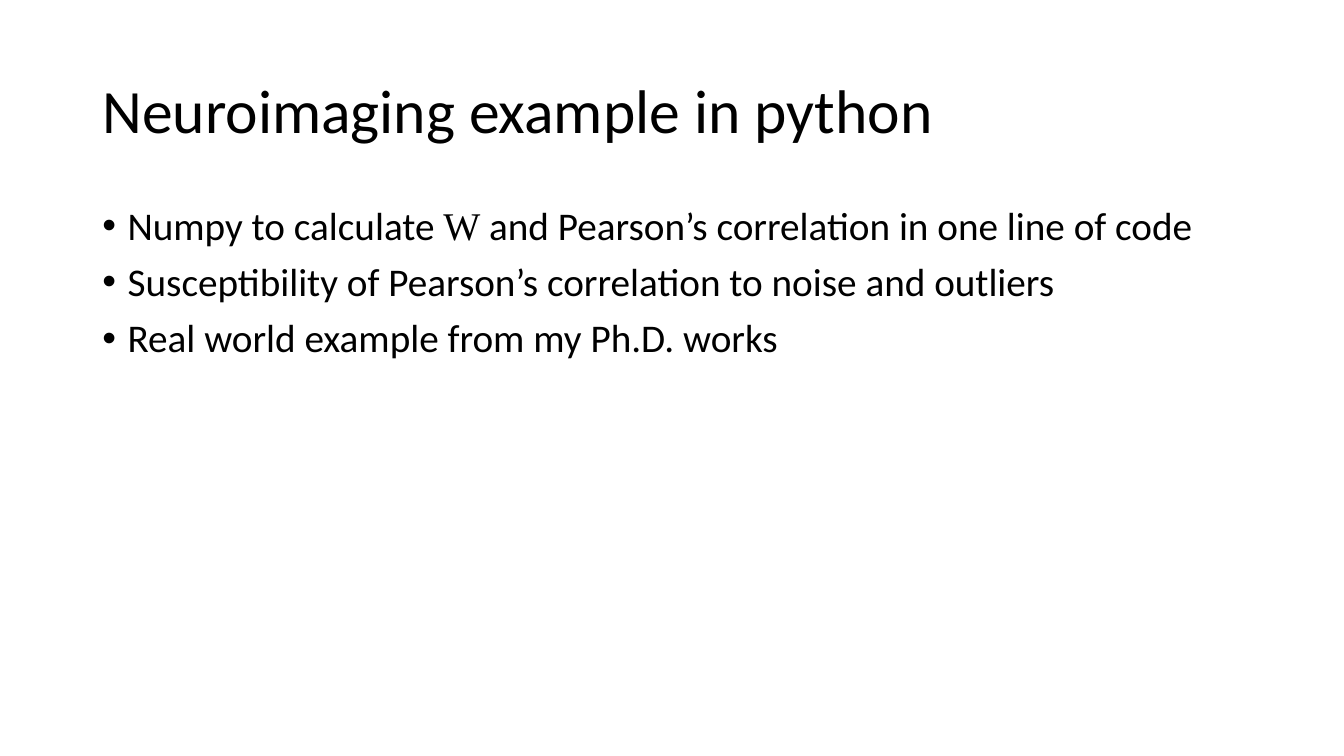
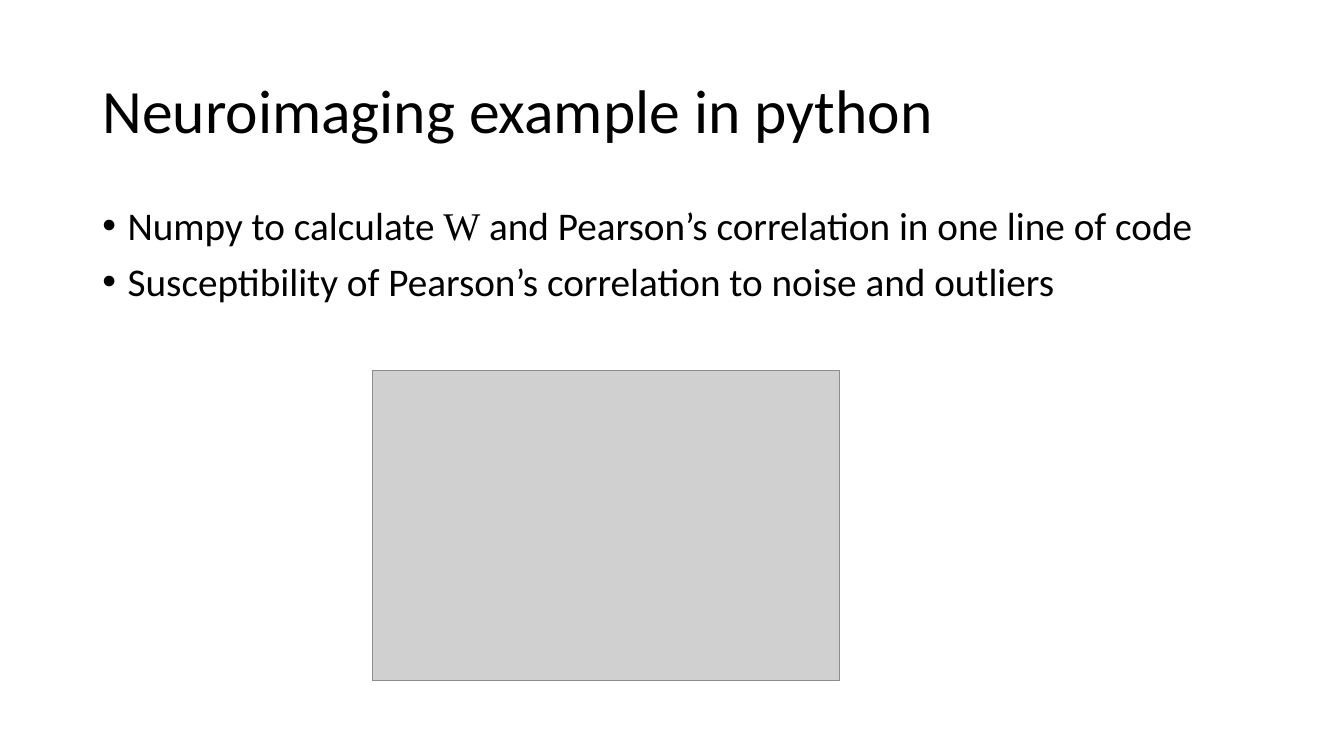
Before and after one commit to russellu/cs405, a slide deck: slide 9 of Lecture_07.pptx. Drawn at 1344x756 pixels with LibreOffice and Linux fonts; fonts in the diff are those of the drawing; grey boxes stand for pictures. Boxes give left, top, right and bottom in pixels: in the first picture for what was removed or moved away, otherwise in the second. Text is boxed around its words. In the diff, an @@ line names an element or a change of style, - is before the commit and + after.

```diff
--- a/Lecture_07.pptx
+++ b/Lecture_07.pptx
@@ text at [128,324,778,359]: paragraph removed @@
-• Real world example from my Ph.D. works
@@ picture added at [373,370,841,681] @@
```
Also in this commit, not shown: 2 other slides changed, 2 other files.
